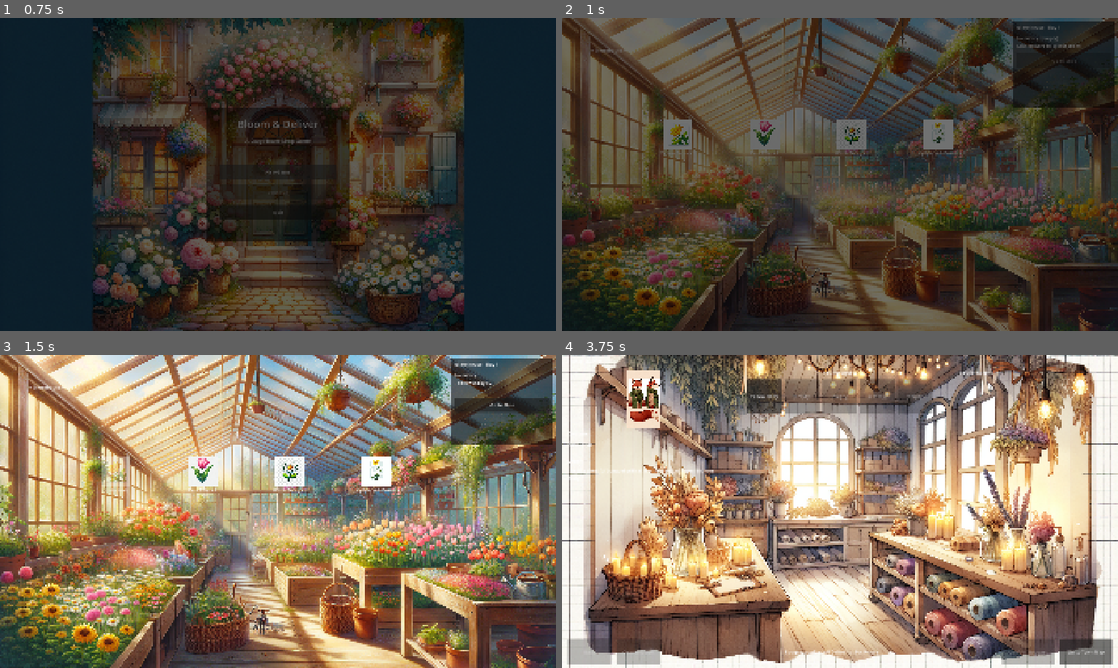
Above: before the commit, frames 1-4 (two rows, left to right).
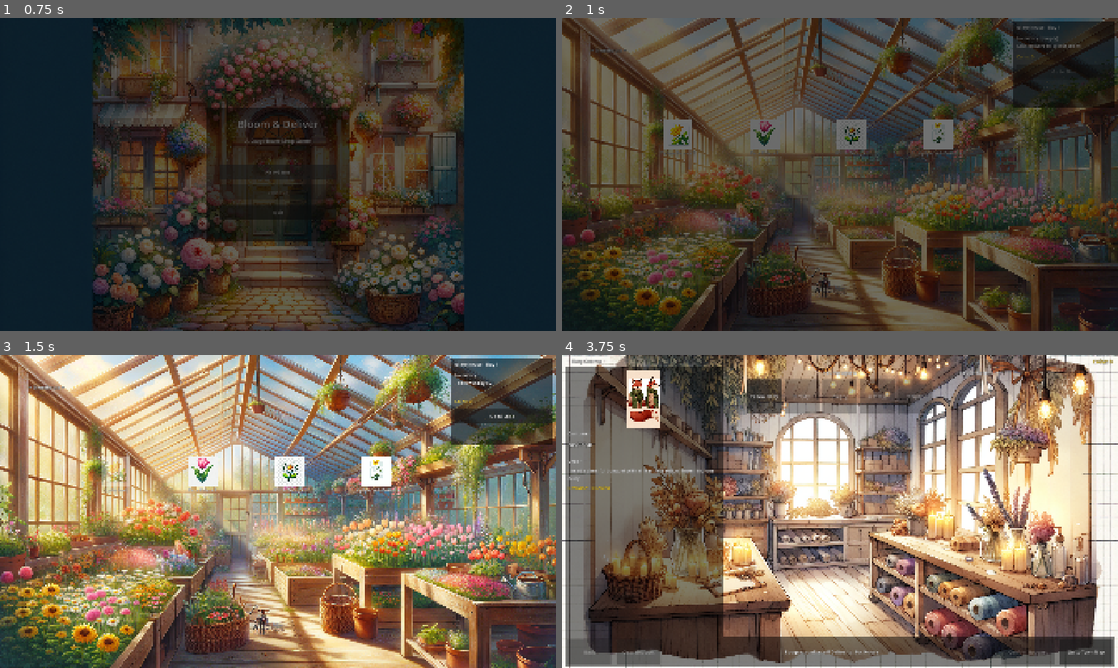
Above: after the commit, the same moments.

Repository: RobiwanKanobi/BloomAndDeliver
Game: Godot game, scene res://scenes/menus/MainMenu.tscn
Same seed, same stepped clock (60 frames per second), same inputs: the game is played once before the commit and once after it.
Inputs (mouse positions are in pixels of both pictures, inside the frame that each line leads up to):
- Up to frame 1 (0.75 s): click "New Game" at 0.5 s
- Up to frame 2 (1 s): no input
- Up to frame 3 (1.5 s): click (116, 470) at 1.27 s
- Up to frame 4 (3.75 s): click "Go to Shop" at 2 s; click "Yellow Daisy (x2)" at 2.75 s; click "Confirm Bouquet" at 3.5 s

Frame 1 is identical in both runs. In frame 2, less than 0.1% of the frame differs, in the area x 5-93%, y 9-44%; in frame 3, 0.9%; in frame 4, 32%, in the area x 0-100%, y 1-100%.

Commit message:
Fix text visibility (issue #2) and cashflow clarity (issue #3)
Issue #2 - Text visibility:
- Add dark semi-transparent panels behind ShopCounter LeftColumn and BottomRow
- Add dark overlay behind BedHub content area
- Add font outlines to all labels on game backgrounds
- Add outline to TownMap 'YOU' marker label

Issue #3 - Cashflow clarity:
- Show order reward amount in ShopCounter order display
- Show '+X coins earned!' on delivery completion in TownMap
- Add persistent money (Coins) display to Greenhouse, ShopCounter, and TownMap UI

Co-authored-by: RobiwanKanobi <RobiwanKanobi@users.noreply.github.com>

Diff:
--- a/scenes/bed_hub/BedHub.tscn
+++ b/scenes/bed_hub/BedHub.tscn
@@ -23,6 +23,21 @@
 expand_mode = 1
 stretch_mode = 6
 
+[node name="Overlay" type="ColorRect" parent="."]
+layout_mode = 1
+anchors_preset = 8
+anchor_left = 0.5
+anchor_top = 0.5
+anchor_right = 0.5
+anchor_bottom = 0.5
+offset_left = -320.0
+offset_top = -270.0
+offset_right = 320.0
+offset_bottom = 270.0
+grow_horizontal = 2
+grow_vertical = 2
+color = Color(0, 0, 0, 0.5)
+
 [node name="VBoxContainer" type="VBoxContainer" parent="."]
 layout_mode = 1
 anchors_preset = 8
@@ -40,6 +55,9 @@
 
 [node name="TitleLabel" type="Label" parent="VBoxContainer"]
 layout_mode = 2
+theme_override_colors/font_outline_color = Color(0, 0, 0, 1)
+theme_override_constants/outline_size = 3
+theme_override_font_sizes/font_size = 24
 text = "End of Day"
 horizontal_alignment = 1
 
--- a/scenes/greenhouse/Greenhouse.tscn
+++ b/scenes/greenhouse/Greenhouse.tscn
@@ -22,6 +22,8 @@
 offset_top = 100.0
 offset_right = 500.0
 offset_bottom = 140.0
+theme_override_colors/font_outline_color = Color(0, 0, 0, 1)
+theme_override_constants/outline_size = 3
 text = "~ Greenhouse ~"
 
 [node name="FlowerSpots" type="Node2D" parent="."]
@@ -55,6 +57,8 @@
 offset_top = 55.0
 offset_right = 70.0
 offset_bottom = 85.0
+theme_override_colors/font_outline_color = Color(0, 0, 0, 1)
+theme_override_constants/outline_size = 2
 horizontal_alignment = 1
 
 [node name="FlowerSpot02" type="Area2D" parent="FlowerSpots"]
@@ -86,6 +90,8 @@
 offset_top = 55.0
 offset_right = 70.0
 offset_bottom = 85.0
+theme_override_colors/font_outline_color = Color(0, 0, 0, 1)
+theme_override_constants/outline_size = 2
 horizontal_alignment = 1
 
 [node name="FlowerSpot03" type="Area2D" parent="FlowerSpots"]
@@ -117,6 +123,8 @@
 offset_top = 55.0
 offset_right = 70.0
 offset_bottom = 85.0
+theme_override_colors/font_outline_color = Color(0, 0, 0, 1)
+theme_override_constants/outline_size = 2
 horizontal_alignment = 1
 
 [node name="FlowerSpot04" type="Area2D" parent="FlowerSpots"]
@@ -148,6 +156,8 @@
 offset_top = 55.0
 offset_right = 70.0
 offset_bottom = 85.0
+theme_override_colors/font_outline_color = Color(0, 0, 0, 1)
+theme_override_constants/outline_size = 2
 horizontal_alignment = 1
 
 [node name="CanvasLayer" type="CanvasLayer" parent="."]
@@ -183,6 +193,12 @@
 text = "Inventory: (empty)
 Click flowers to collect them!"
 
+[node name="MoneyLabel" type="Label" parent="CanvasLayer/UI"]
+layout_mode = 2
+theme_override_colors/font_color = Color(1, 0.85, 0.2, 1)
+theme_override_font_sizes/font_size = 16
+text = "Coins: 0"
+
 [node name="GoToShopButton" type="Button" parent="CanvasLayer/UI"]
 layout_mode = 2
 custom_minimum_size = Vector2(200, 50)
--- a/scenes/shop_counter/ShopCounter.tscn
+++ b/scenes/shop_counter/ShopCounter.tscn
@@ -23,12 +23,37 @@
 expand_mode = 1
 stretch_mode = 6
 
+[node name="LeftColumnPanel" type="ColorRect" parent="."]
+layout_mode = 1
+offset_left = 10.0
+offset_top = 40.0
+offset_right = 560.0
+offset_bottom = 970.0
+color = Color(0, 0, 0, 0.5)
+mouse_filter = 2
+
+[node name="BottomPanel" type="ColorRect" parent="."]
+layout_mode = 1
+anchor_top = 1.0
+anchor_right = 1.0
+anchor_bottom = 1.0
+offset_left = 10.0
+offset_top = -110.0
+offset_right = -10.0
+offset_bottom = -5.0
+grow_horizontal = 2
+grow_vertical = 0
+color = Color(0, 0, 0, 0.5)
+mouse_filter = 2
+
 [node name="TitleLabel" type="Label" parent="."]
 layout_mode = 1
 offset_left = 20.0
 offset_top = 10.0
 offset_right = 400.0
 offset_bottom = 40.0
+theme_override_colors/font_outline_color = Color(0, 0, 0, 1)
+theme_override_constants/outline_size = 3
 text = "~ Shop Counter ~"
 
 [node name="MainLayout" type="HBoxContainer" parent="."]
@@ -58,10 +83,14 @@
 
 [node name="CustomerLabel" type="Label" parent="MainLayout/LeftColumn"]
 layout_mode = 2
+theme_override_colors/font_outline_color = Color(0, 0, 0, 1)
+theme_override_constants/outline_size = 2
 text = "Customer:"
 
 [node name="CustomerNameLabel" type="Label" parent="MainLayout/LeftColumn"]
 layout_mode = 2
+theme_override_colors/font_outline_color = Color(0, 0, 0, 1)
+theme_override_constants/outline_size = 3
 theme_override_font_sizes/font_size = 22
 text = "Loading..."
 
@@ -71,13 +100,25 @@
 
 [node name="OrderLabel" type="Label" parent="MainLayout/LeftColumn"]
 layout_mode = 2
+theme_override_colors/font_outline_color = Color(0, 0, 0, 1)
+theme_override_constants/outline_size = 2
 text = "Order:"
 
 [node name="OrderTextLabel" type="Label" parent="MainLayout/LeftColumn"]
 layout_mode = 2
+theme_override_colors/font_outline_color = Color(0, 0, 0, 1)
+theme_override_constants/outline_size = 2
 autowrap_mode = 2
 text = "Loading order..."
 
+[node name="RewardLabel" type="Label" parent="MainLayout/LeftColumn"]
+layout_mode = 2
+theme_override_colors/font_color = Color(1, 0.85, 0.2, 1)
+theme_override_colors/font_outline_color = Color(0, 0, 0, 1)
+theme_override_constants/outline_size = 2
+theme_override_font_sizes/font_size = 18
+text = ""
+
 [node name="CenterColumn" type="VBoxContainer" parent="MainLayout"]
 layout_mode = 2
 size_flags_horizontal = 3
@@ -86,6 +127,8 @@
 
 [node name="BouquetLabel" type="Label" parent="MainLayout/CenterColumn"]
 layout_mode = 2
+theme_override_colors/font_outline_color = Color(0, 0, 0, 1)
+theme_override_constants/outline_size = 2
 text = "Your Bouquet:"
 horizontal_alignment = 1
 
@@ -102,6 +145,8 @@
 
 [node name="InventoryTitle" type="Label" parent="MainLayout/RightColumn"]
 layout_mode = 2
+theme_override_colors/font_outline_color = Color(0, 0, 0, 1)
+theme_override_constants/outline_size = 2
 text = "Your Flowers:"
 
 [node name="ScrollContainer" type="ScrollContainer" parent="MainLayout/RightColumn"]
@@ -141,6 +186,8 @@
 [node name="FeedbackLabel" type="Label" parent="BottomRow"]
 layout_mode = 2
 size_flags_horizontal = 3
+theme_override_colors/font_outline_color = Color(0, 0, 0, 1)
+theme_override_constants/outline_size = 2
 text = "Add flowers to your bouquet."
 horizontal_alignment = 1
 vertical_alignment = 1
@@ -156,3 +203,17 @@
 layout_mode = 2
 custom_minimum_size = Vector2(180, 50)
 text = "Go to Town Map"
+
+[node name="MoneyLabel" type="Label" parent="."]
+layout_mode = 1
+anchor_right = 1.0
+offset_left = 400.0
+offset_top = 10.0
+offset_right = -20.0
+offset_bottom = 40.0
+theme_override_colors/font_color = Color(1, 0.85, 0.2, 1)
+theme_override_colors/font_outline_color = Color(0, 0, 0, 1)
+theme_override_constants/outline_size = 3
+theme_override_font_sizes/font_size = 18
+text = "Coins: 0"
+horizontal_alignment = 2
--- a/scenes/town_map/TownMap.tscn
+++ b/scenes/town_map/TownMap.tscn
@@ -18,6 +18,8 @@
 offset_top = 10.0
 offset_right = 400.0
 offset_bottom = 40.0
+theme_override_colors/font_outline_color = Color(0, 0, 0, 1)
+theme_override_constants/outline_size = 3
 text = "~ Town Map ~"
 
 [node name="Locations" type="Node2D" parent="."]
@@ -103,6 +105,12 @@
 text = "Click the highlighted location."
 autowrap_mode = 2
 
+[node name="MoneyLabel" type="Label" parent="CanvasLayer/UI"]
+layout_mode = 2
+theme_override_colors/font_color = Color(1, 0.85, 0.2, 1)
+theme_override_font_sizes/font_size = 16
+text = "Coins: 0"
+
 [node name="BedHubButton" type="Button" parent="CanvasLayer/UI"]
 layout_mode = 2
 custom_minimum_size = Vector2(200, 50)
--- a/scripts/gameplay/Greenhouse.gd
+++ b/scripts/gameplay/Greenhouse.gd
@@ -1,6 +1,7 @@
 extends Node2D
 
 @onready var _inventory_label: Label = $CanvasLayer/UI/InventoryLabel
+@onready var _money_label: Label = $CanvasLayer/UI/MoneyLabel
 @onready var _go_to_shop_button: Button = $CanvasLayer/UI/GoToShopButton
 @onready var _title_label: Label = $CanvasLayer/UI/TitleLabel
 
@@ -13,6 +14,7 @@
 		if spot.has_signal("flower_collected"):
 			spot.flower_collected.connect(_on_flower_collected)
 	_title_label.text = "Greenhouse - Day %d" % GameState.current_day
+	_update_money_display()
 	_refresh_ui()
 
 
@@ -34,5 +36,9 @@
 	_go_to_shop_button.disabled = inv.size() == 0
 
 
+func _update_money_display() -> void:
+	_money_label.text = "Coins: %d" % GameState.money
+
+
 func _on_go_to_shop() -> void:
 	SceneRouter.go_to_shop_counter()
--- a/scripts/gameplay/ShopCounter.gd
+++ b/scripts/gameplay/ShopCounter.gd
@@ -10,6 +10,8 @@
 @onready var _clear_button: Button = $BottomRow/ClearButton
 @onready var _town_map_button: Button = $BottomRow/TownMapButton
 @onready var _back_button: Button = $BottomRow/BackButton
+@onready var _reward_label: Label = $MainLayout/LeftColumn/RewardLabel
+@onready var _money_label: Label = $MoneyLabel
 
 var _current_order: OrderData
 var _bouquet_slots: Array[String] = []
@@ -27,7 +29,9 @@
 	_refresh_inventory_list()
 	_refresh_bouquet_display()
 	_validate_bouquet()
+	_update_money_display()
 	GameState.inventory_changed.connect(_refresh_inventory_list)
+	GameState.money_changed.connect(_update_money_display)
 
 
 func _load_order() -> void:
@@ -42,12 +46,14 @@
 		var customer = GameState.customers_db.get(_current_order.customer_id)
 		_customer_name_label.text = customer.display_name if customer else _current_order.customer_id
 		_order_text_label.text = _current_order.request_text
+		_reward_label.text = "Reward: %d coins" % _current_order.reward_money
 		var portrait_path := "res://assets/art/characters/%s_portrait.png" % _current_order.customer_id
 		if ResourceLoader.exists(portrait_path):
 			_customer_portrait.texture = load(portrait_path)
 	else:
 		_customer_name_label.text = "No customer"
 		_order_text_label.text = "No orders available."
+		_reward_label.text = ""
 
 
 func _refresh_inventory_list() -> void:
@@ -184,5 +190,9 @@
 	SceneRouter.go_to_town_map()
 
 
+func _update_money_display() -> void:
+	_money_label.text = "Coins: %d" % GameState.money
+
+
 func _on_back_to_greenhouse() -> void:
 	SceneRouter.go_to_greenhouse()
--- a/scripts/gameplay/TownMap.gd
+++ b/scripts/gameplay/TownMap.gd
@@ -4,6 +4,7 @@
 @onready var _destination_label: Label = $CanvasLayer/UI/DestinationLabel
 @onready var _status_label: Label = $CanvasLayer/UI/StatusLabel
 @onready var _bed_hub_button: Button = $CanvasLayer/UI/BedHubButton
+@onready var _money_label: Label = $CanvasLayer/UI/MoneyLabel
 @onready var _locations_node: Node2D = $Locations
 
 var _delivery_completed: bool = false
@@ -16,6 +17,7 @@
 	_create_player_marker_visual()
 	_setup_locations()
 	_update_destination_display()
+	_update_money_display()
 	_player_marker.position = Vector2(1000, 640)
 
 
@@ -29,6 +31,8 @@
 	marker_label.text = "YOU"
 	marker_label.position = Vector2(-20, -35)
 	marker_label.add_theme_font_size_override("font_size", 14)
+	marker_label.add_theme_color_override("font_outline_color", Color(0, 0, 0, 1))
+	marker_label.add_theme_constant_override("outline_size", 2)
 	_player_marker.add_child(marker_label)
 
 
@@ -88,7 +92,9 @@
 func _complete_delivery() -> void:
 	_delivery_completed = true
 	var order = GameState.orders_db.get(GameState.current_order_id)
+	var earned := 0
 	if order:
+		earned = order.reward_money
 		GameState.money += order.reward_money
 		GameState.reputation += order.reward_reputation
 		GameState.money_changed.emit()
@@ -96,9 +102,10 @@
 	GameState.clear_current_order()
 	GameState.clear_current_bouquet()
 	GameState.clear_delivery_target()
-	_status_label.text = "Delivery complete! Great job!"
+	_status_label.text = "Delivery complete! +%d coins earned!" % earned
 	_destination_label.text = ""
 	_bed_hub_button.visible = true
+	_update_money_display()
 	for lid in _location_nodes:
 		_style_location_node(_location_nodes[lid], lid, false)
 
@@ -114,5 +121,9 @@
 		_status_label.text = ""
 
 
+func _update_money_display() -> void:
+	_money_label.text = "Coins: %d" % GameState.money
+
+
 func _on_go_to_bed_hub() -> void:
 	SceneRouter.go_to_bed_hub()
